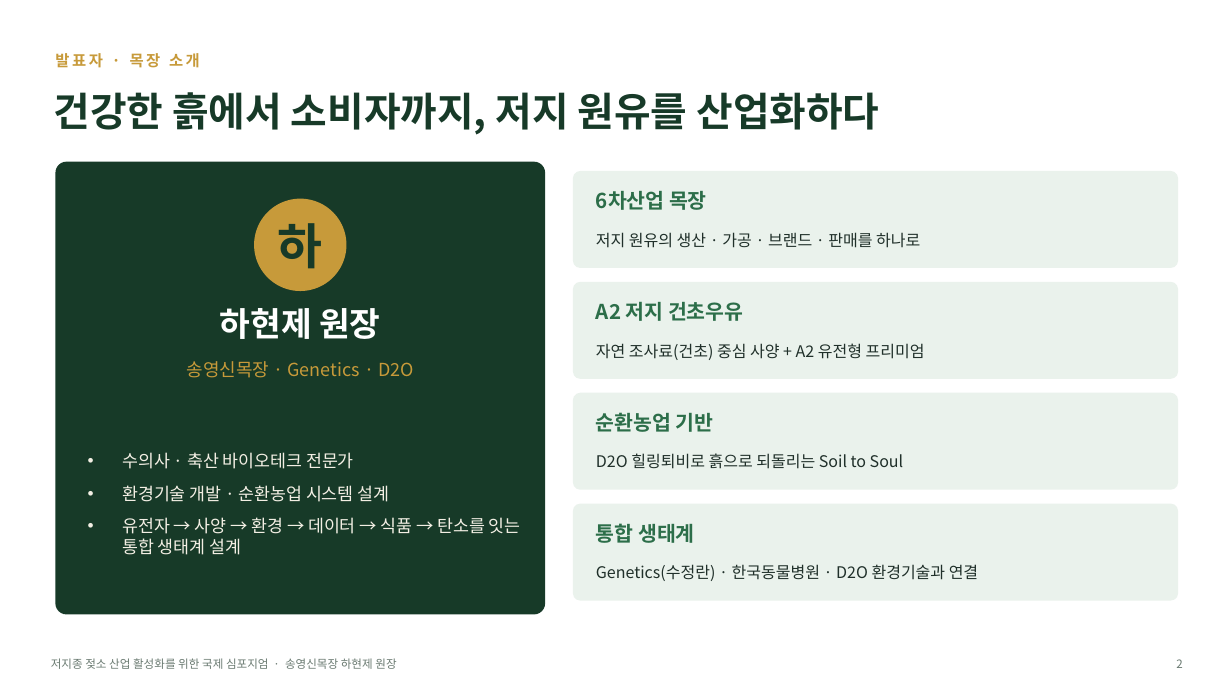
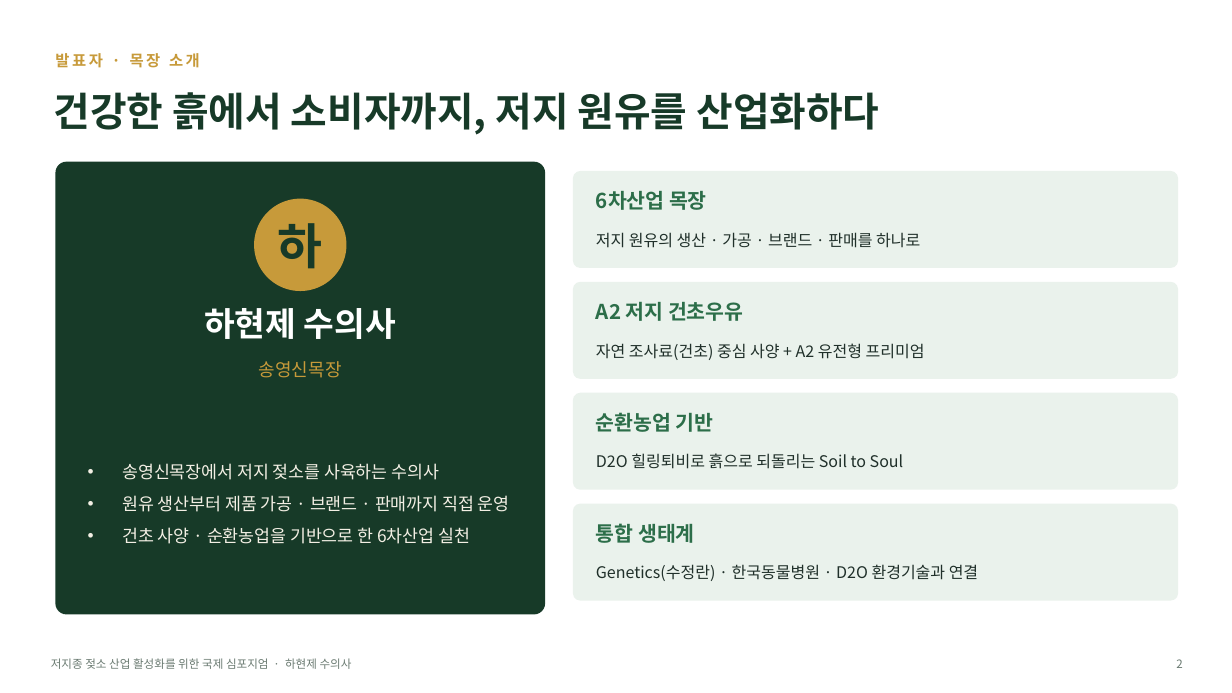
Before and after one commit to hhj3150/Dr-Ha--agent, a slide deck: slide 2 of deliverables/저지종_원유_산업화_사례_발표_송영신목장.pptx. Drawn at 1232x693 pixels with LibreOffice and Linux fonts; fonts in the diff are those of the drawing. Boxes give left, top, right and bottom in pixels: in the first picture for what was removed or moved away, otherwise in the second. Text is boxed around its words. In the diff, an @@ line names an element or a change of style, - is before the commit and + after.

```diff
--- a/deliverables/저지종_원유_산업화_사례_발표_송영신목장.pptx
+++ b/deliverables/저지종_원유_산업화_사례_발표_송영신목장.pptx
@@ text at <box>204,308,396,339</box>: text changed @@
-하현제 원장
+하현제 수의사
@@ text at <box>259,361,342,378</box>: text changed @@
-송영신목장 · Genetics · D2O
+송영신목장
@@ text at <box>122,463,510,544</box>: text changed @@
-• 수의사 · 축산 바이오테크 전문가
-• 환경기술 개발 · 순환농업 시스템 설계
-• 유전자 → 사양 → 환경 → 데이터 → 식품 → 탄소를 잇는 통합 생태계 설계
+• 송영신목장에서 저지 젖소를 사육하는 수의사
+• 원유 생산부터 제품 가공 · 브랜드 · 판매까지 직접 운영
+• 건초 사양 · 순환농업을 기반으로 한 6차산업 실천
@@ text at <box>51,658,352,669</box>: text changed @@
-저지종 젖소 산업 활성화를 위한 국제 심포지엄 · 송영신목장 하현제 원장
+저지종 젖소 산업 활성화를 위한 국제 심포지엄 · 하현제 수의사
```
Also in this commit, not shown: 12 other slides changed.
